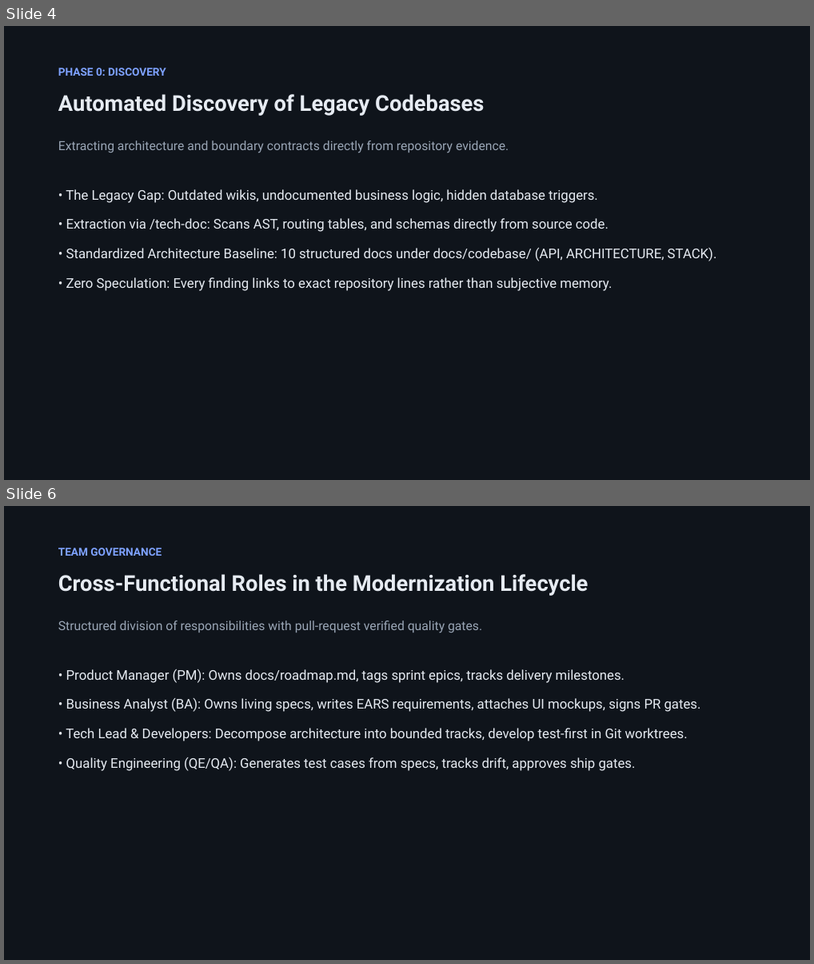
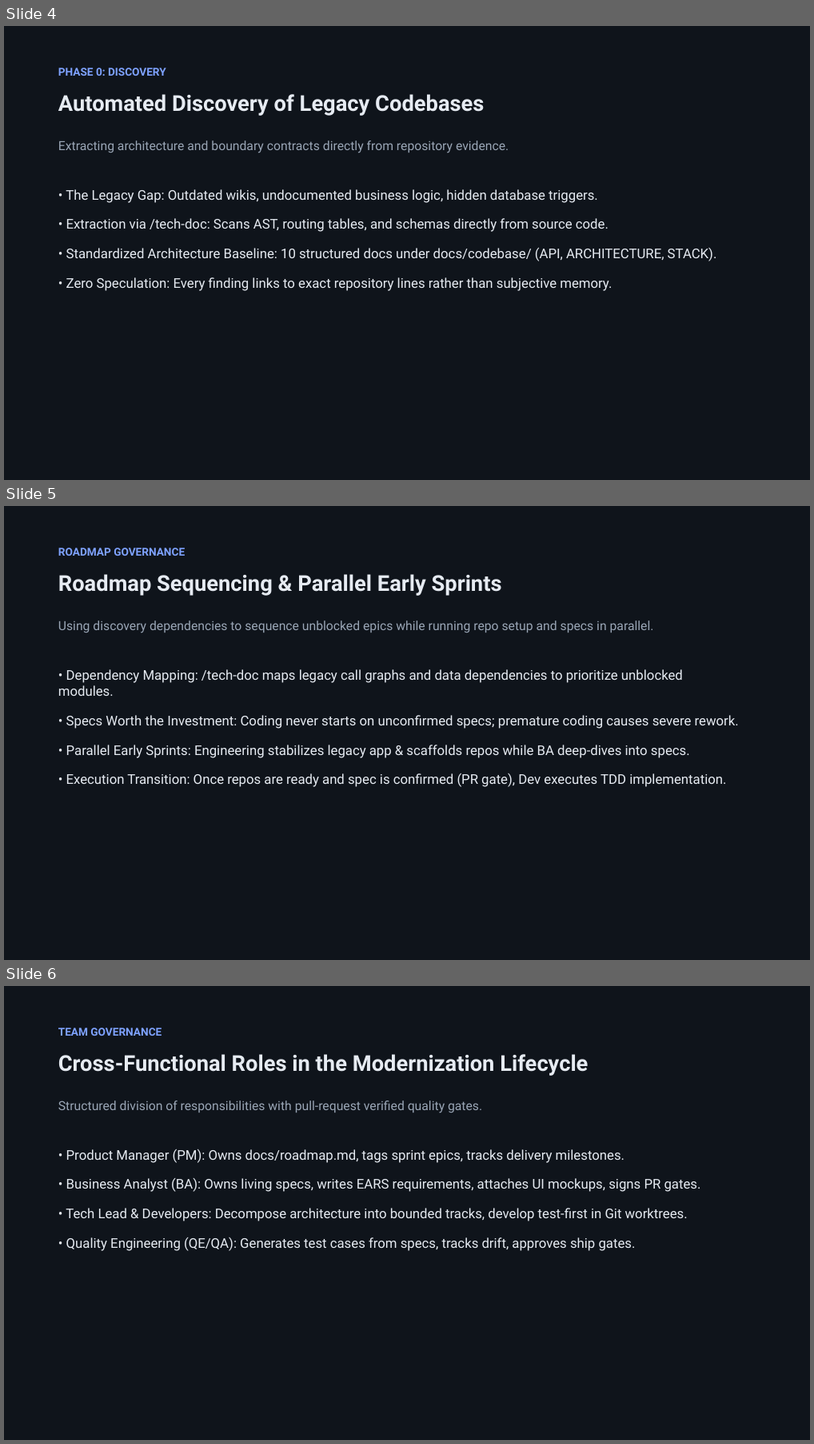
Before and after one commit to giangdhwhtbr/gin-workflow, a slide deck: docs/presentations/brownfield-modernization.pptx. Shown one above the other, each under a label of ours: slides 4 and 6 before the commit, slides 4, 5 and 6 after it; the slides between them are not shown. The pictures are 814x964 and 814x1444 pixels, drawn with LibreOffice and Linux fonts; fonts in the diff are those of the drawing. Boxes give left, top, right and bottom in pixels: in the first picture for what was removed or moved away, otherwise in the second. Text is boxed around its words. In the diff, an @@ line names an element or a change of style, - is before the commit and + after.

Commit message:
docs: update slide 5 with dependency-driven selection and parallel early sprints

```diff
--- a/docs/presentations/brownfield-modernization.pptx
+++ b/docs/presentations/brownfield-modernization.pptx
@@ slide 5 added at (4, 506, 810, 960), background #FFFFFF @@
@@ rectangle added at (4, 506, 810, 960), fill #0F141B @@
@@ text added at (58, 548, 185, 556), 13 pt, text #7EA2FF, bold @@
+ROADMAP GOVERNANCE
@@ text added at (58, 574, 502, 596), 26 pt, text #E6EBF2, bold @@
+Roadmap Sequencing & Parallel Early Sprints
@@ text added at (58, 620, 654, 633), 15 pt, text #9AA6B6 @@
+Using discovery dependencies to sequence unblocked epics while running repo setup and specs in parallel.
@@ text added at (58, 669, 739, 787), 16 pt, text #E6EBF2 @@
+• Dependency Mapping: /tech-doc maps legacy call graphs and data dependencies to prioritize unblocked modules.
+• Specs Worth the Investment: Coding never starts on unconfirmed specs; premature coding causes severe rework.
+• Parallel Early Sprints: Engineering stabilizes legacy app & scaffolds repos while BA deep-dives into specs.
+• Execution Transition: Once repos are ready and spec is confirmed (PR gate), Dev executes TDD implementation.
```
Also in this commit, not shown: 1 slide changed, 1 slide removed, 1 other file.
